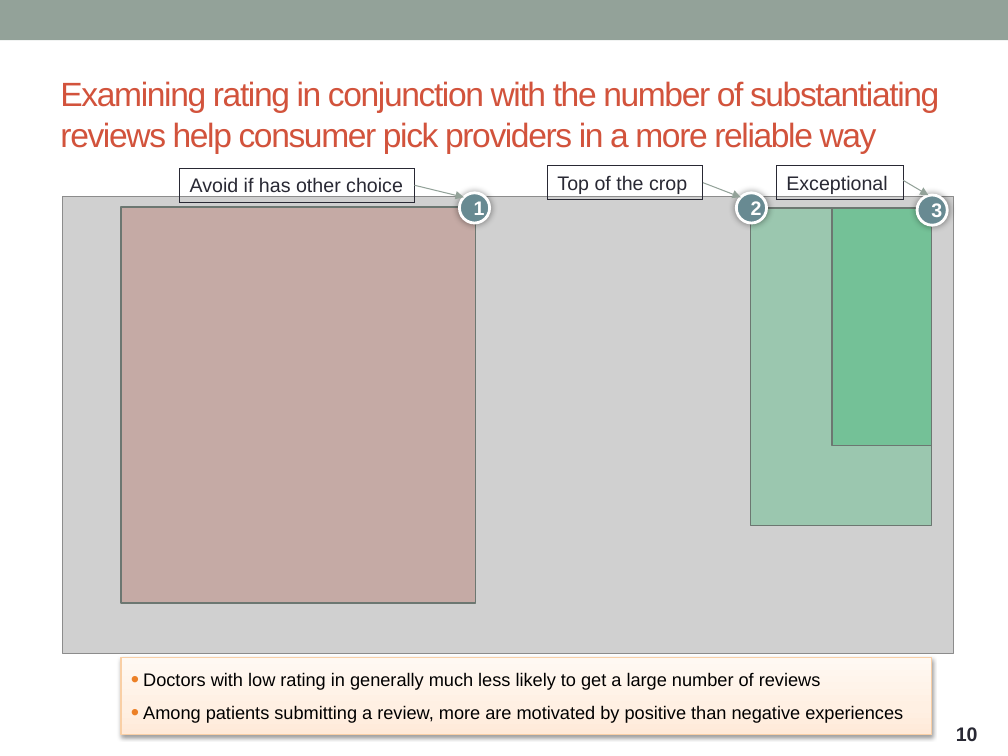
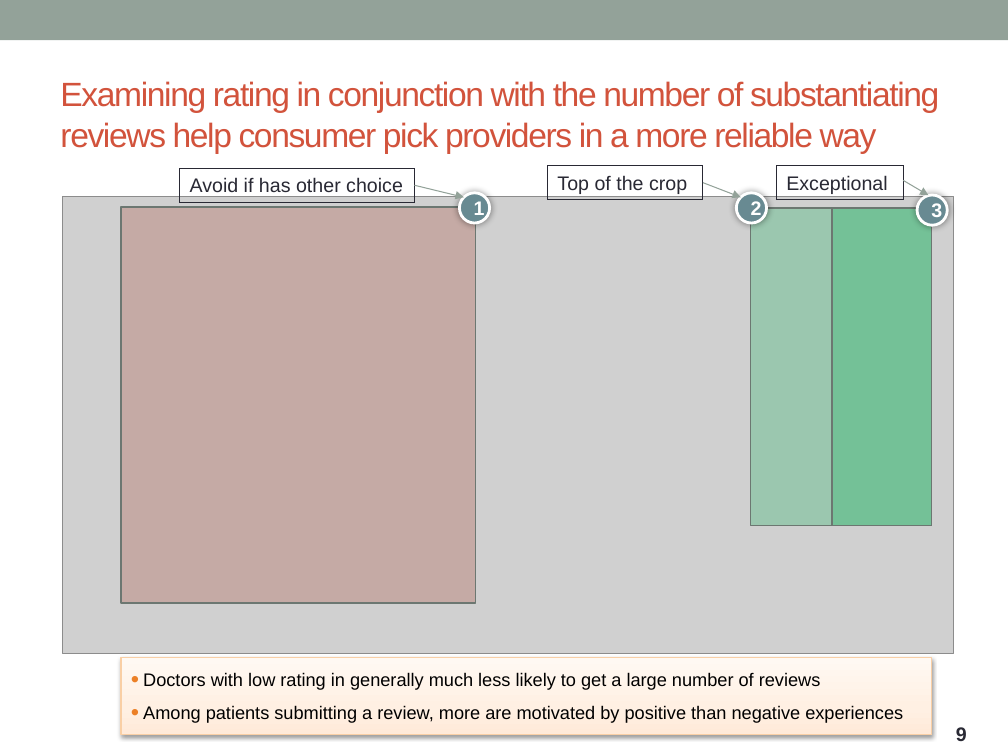
Before and after one commit to ntdsyq/webscraping_healthgrades, a slide deck: slide 9 of 2019-01-28 Webscraping project presentation (healthgrades physician reviews).pptx (slide 10 before the commit). Drawn at 1008x756 pixels with LibreOffice and Linux fonts; fonts in the diff are those of the drawing; grey boxes stand for pictures. Boxes give left, top, right and bottom in pixels: in the first picture for what was removed or moved away, otherwise in the second. Text is boxed around its words. In the diff, an @@ line names an element or a change of style, - is before the commit and + after.

```diff
--- a/2019-01-28 Webscraping project presentation (healthgrades physician reviews).pptx
+++ b/2019-01-28 Webscraping project presentation (healthgrades physician reviews).pptx
@@ rectangle: place and size @@
-rectangle at (832,208,931,446)
+rectangle at (832,208,931,525)
@@ page number at (956,727,967,741): text changed @@
-10
+9
```
Also in this commit, not shown: 3 other slides changed, 4 slides added, 9 other files.
